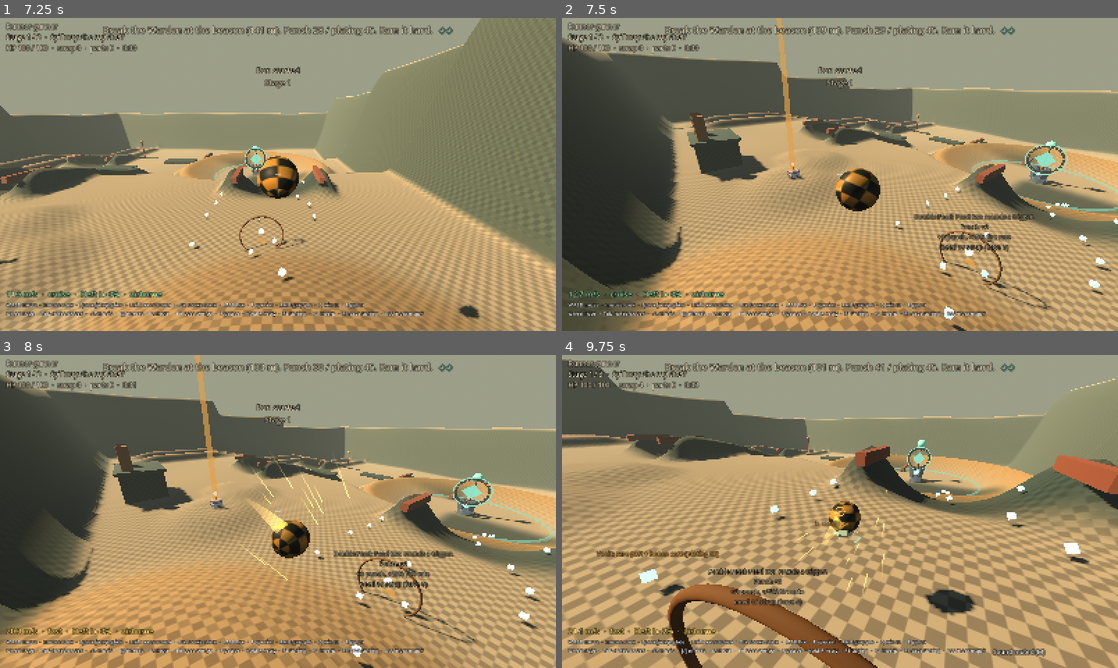
Above: before the commit, frames 1-4 (two rows, left to right).
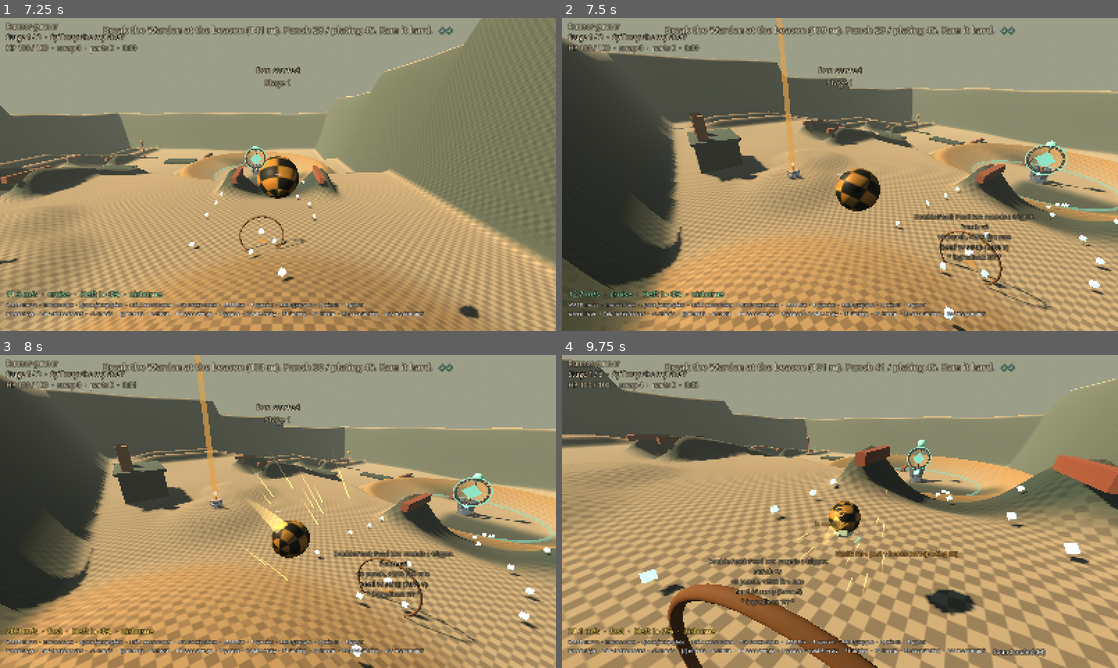
Above: after the commit, the same moments.

Repository: bananahana720/scrapkeep
Game: Godot game, scene res://main.tscn
Two runs of this game, one before a commit and one after it. Both use one fixed random seed, a clock stepped at 60 frames per second and the inputs below.
Inputs (mouse positions are in pixels of both pictures, inside the frame that each line leads up to):
- Up to frame 1 (7.25 s): tap Enter at 0.5, 2, 3.5, 5.1 s; move the mouse to (400, 158) at 0.52 s; hold D (cl_right) 0.53-1.25 s; tap Shift (cl_boost) at 0.6 s; click (400, 158) at 0.67 s; tap Space (cl_jump) at 0.77, 1.25, 2.75, 3.77, 4.25, 6.77 s; drag from (166, 190) to (250, 237) at 1.27 s; move the mouse to (333, 105) at 2.02 s; hold D (cl_right) 2.03-2.75 s; tap E (cl_mount) at 2.1 s; drag from (250, 237) to (111, 127) at 2.77 s; move the mouse to (444, 221) at 3.52 s; hold A (cl_left) 3.53-4.25 s; tap F (cl_special) at 3.6 s; drag from (111, 127) to (194, 96) at 4.27 s; move the mouse to (305, 174) at 5.02 s; hold S (cl_back) 5.03-5.75 s; click (305, 174) at 5.17 s; drag from (194, 96) to (166, 190) at 5.77 s; move the mouse to (400, 158) at 6.52 s; hold W (cl_forward) from 6.53 s (still down); tap 2 at 6.6 s
- Up to frame 2 (7.5 s): keep holding W (cl_forward); move the mouse to (812, 174) at 7.27 s; tap N at 7.35 s; click (812, 174) at 7.42 s
- Up to frame 3 (8 s): keep holding W (cl_forward); tap Space (cl_jump) at 7.52 s
- Up to frame 4 (9.75 s): move the mouse to (851, 505) at 8.02 s; tap C at 8.1 s; move the mouse to (834, 517) at 8.77 s; release W (cl_forward) at 8.78 s; hold A (cl_left) 8.78-9.53 s; tap T at 8.85 s; tap Space (cl_jump) at 9.02 s; move the mouse to (878, 514) at 9.52 s; hold W (cl_forward) from 9.53 s (still down); tap M at 9.6 s; click (878, 514) at 9.67 s

Frame 1 is identical in both runs. In frame 2, 0.2% of the frame differs, in the area x 69-79%, y 75-78%; in frame 3, 0.2%; in frame 4, 1.9%, in the area x 6-72%, y 62-81%.

Commit message:
core-loop tuning pass 3: shown parts every core level can reach
Pass 2c (stage 2 HP 3000, stage 3 7000) put the skipper's Warden fights at
37.6 / 42.3 / 52.1 s median and its HP loss at 20 / 40 / 31%. Wrecking Ball
(4%) and Glacier Hull (0%) sat below the 10% floor: their shown parts were
commons, which gates overcharged by bonus cores stop offering.

synergies.gd: Tesla Pylon shows focus_lens (was long_spool), Wrecking Ball
double_feed (was tread_plating), Glacier Hull slag_rounds (was rivet_plating).
Each is uncommon and carries the synergy's first tag, so fabricators offer it
at any core count. build_behaviour_test composes the three with the new shown
parts.

Co-Authored-By: Claude Opus 5.5 (1M context) <noreply@anthropic.com>

Diff:
--- a/sketches/core-loop/src/build/synergies.gd
+++ b/sketches/core-loop/src/build/synergies.gd
@@ -50,12 +50,12 @@
 		"transformers": ["lightning_rod"],
 	},
 	"tesla_pylon": {
-		"name": "Tesla Pylon", "tags": ["anchor", "arc"], "shown": "long_spool",
+		"name": "Tesla Pylon", "tags": ["anchor", "arc"], "shown": "focus_lens",
 		"text": "While mounted or hooked, arcs leap from you to the two nearest enemies twice a second.",
 		"transformers": ["tesla_pylon"],
 	},
 	"wrecking_ball": {
-		"name": "Wrecking Ball", "tags": ["speed", "kinetic"], "shown": "tread_plating",
+		"name": "Wrecking Ball", "tags": ["speed", "kinetic"], "shown": "double_feed",
 		"text": "Rams send out a shockwave that hits everything around the target.",
 		"transformers": ["wrecking_ball"],
 	},
@@ -65,7 +65,7 @@
 		"transformers": ["shrapnel_bloom"],
 	},
 	"glacier_hull": {
-		"name": "Glacier Hull", "tags": ["mass", "frost"], "shown": "rivet_plating",
+		"name": "Glacier Hull", "tags": ["mass", "frost"], "shown": "slag_rounds",
 		"text": "Hard landings crack out a frost ring: it hits enemies near you and freezes water.",
 		"transformers": ["glacier_hull"],
 	},
--- a/sketches/core-loop/tests/build_behaviour_test.gd
+++ b/sketches/core-loop/tests/build_behaviour_test.gd
@@ -46,11 +46,11 @@
 		_scenarios = [
 			["shrapnel bloom", ["cross_split", "hot_rivets"], _set_shrapnel, 3, _check_shrapnel],
 			["shrapnel cap", ["cross_split", "hot_rivets"], _set_shrapnel_flood, 2, _check_shrapnel_cap],
-			["wrecking ball", ["tread_plating", "hot_rivets"], _set_wreck, 3, _check_wreck],
+			["wrecking ball", ["double_feed", "hot_rivets"], _set_wreck, 3, _check_wreck],
 			["lightning rod", ["arc_coil", "rivet_plating"], _set_rod, 6, _check_rod],
-			["tesla pylon", ["long_spool", "arc_coil"], _set_tesla, 50, _check_tesla],
+			["tesla pylon", ["focus_lens", "arc_coil"], _set_tesla, 50, _check_tesla],
 			["pinwheel", ["spiral_wave", "tread_plating"], _set_pinwheel, 12, _check_pinwheel],
-			["glacier hull", ["rivet_plating", "frost_vane"], _set_glacier, 3, _check_glacier],
+			["glacier hull", ["slag_rounds", "frost_vane"], _set_glacier, 3, _check_glacier],
 			["frost then kinetic", [], _set_kinetic, 3, _check_kinetic],
 			["linked spiral", ["spiral_wave", "chain_arc"], _set_spiral, 2, _check_spiral],
 		]
@@ -138,7 +138,7 @@
 
 func _check_wreck() -> void:
 	_report("wrecking ball", _build.has_transformer("wrecking_ball") and _struck.get("ram", 0) == 1 and _synergy_hits() >= 1,
-		"Tread Plating + Hot Rivets: one ram sent a shockwave that struck %d other enemies" % _synergy_hits())
+		"Double Feed + Hot Rivets: one ram sent a shockwave that struck %d other enemies" % _synergy_hits())
 
 
 func _set_rod() -> void:
@@ -161,7 +161,7 @@
 	var hooked: bool = _game.player.kit.hooked
 	_game.player.release_grapple()
 	_report("tesla pylon", _build.has_transformer("tesla_pylon") and hooked and _struck.get("arc", 0) >= 2,
-		"Long Spool + Arc Coil, hooked for 0.55 s: arcs leapt to nearby enemies %d times" % _struck.get("arc", 0))
+		"Focus Lens + Arc Coil, hooked for 0.55 s: arcs leapt to nearby enemies %d times" % _struck.get("arc", 0))
 
 
 func _set_pinwheel() -> void:
@@ -181,7 +181,7 @@
 
 func _check_glacier() -> void:
 	_report("glacier hull", _build.has_transformer("glacier_hull") and _synergy_hits() >= 1,
-		"Rivet Plating + Frost Vane: a 12 m/s landing cracked a frost ring that struck %d enemies" % _synergy_hits())
+		"Slag Rounds + Frost Vane: a 12 m/s landing cracked a frost ring that struck %d enemies" % _synergy_hits())
 
 
 func _water(point: Vector3) -> Dictionary:
